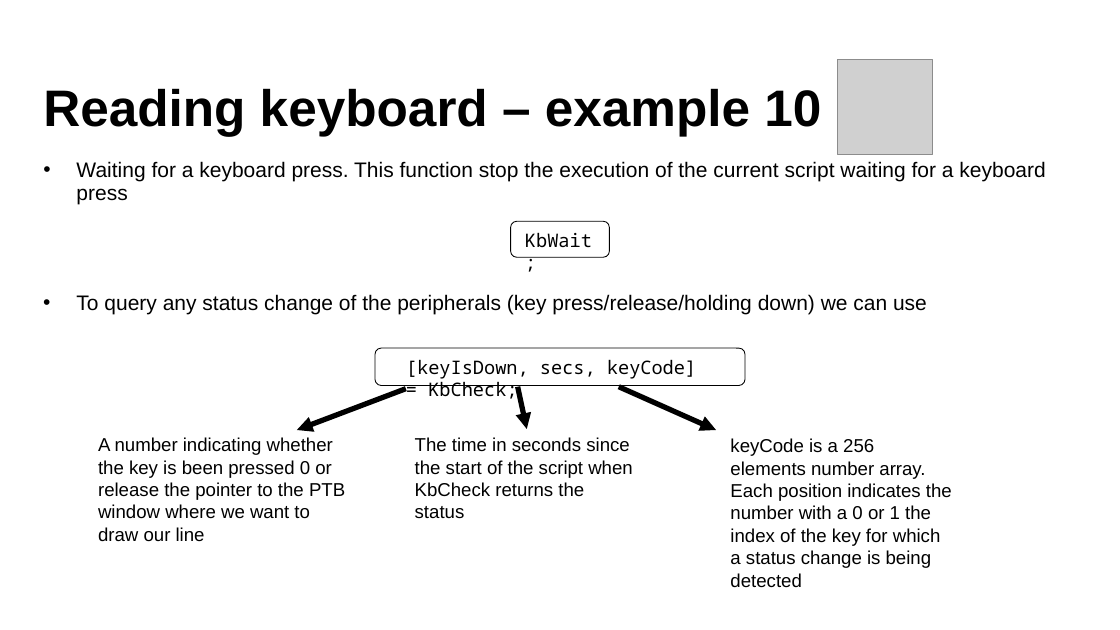
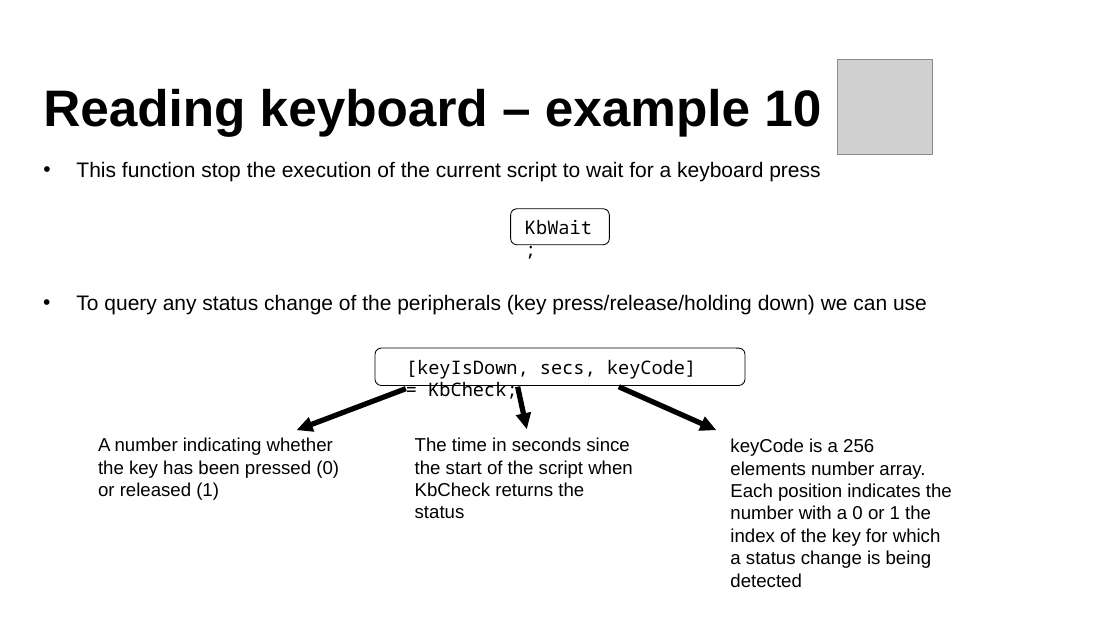
Before and after one commit to Lenakeiz/MatlabPTBExercise, a slide deck: slide 16 of PTB - A gentle introduction (lecture one).pptx. Drawn at 1120x630 pixels with LibreOffice and Linux fonts; fonts in the diff are those of the drawing; grey boxes stand for pictures; background and template pictures are left out. Boxes give left, top, right and bottom in pixels: in the first picture for what was removed or moved away, otherwise in the second. Text is boxed around its words. In the diff, an @@ line names an element or a change of style, - is before the commit and + after.

Commit message:
Fixed typos in the slides

```diff
--- a/PTB - A gentle introduction (lecture one).pptx
+++ b/PTB - A gentle introduction (lecture one).pptx
@@ text at [76,161,820,182]: text changed @@
-• Waiting for a keyboard press. This function stop the execution of the current script waiting for a keyboard press
+• This function stop the execution of the current script to wait for a keyboard press
@@ rounded rectangle: place and size @@
-rounded rectangle at [511,221,610,257]
+rounded rectangle at [511,209,610,245]
@@ text "KbWait;": place and size @@
-text "KbWait;" at [525,232,592,248]
+text "KbWait;" at [525,219,592,235]
@@ text at [98,437,339,500]: text changed @@
-A number indicating whether the key is been pressed 0 or release the pointer to the PTB window where we want to draw our line
+A number indicating whether the key has been pressed (0) or released (1)
```
Also in this commit, not shown: 14 other slides changed.
